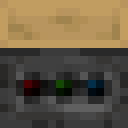
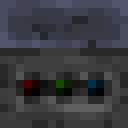
Comparing the layer stacks of the two 128×128 images. Changes:
renamed "beehive_end.png" to "plc", hid it, moved it above "rtu" over (0, 0, 128, 48)
added layer "rtu" in group "base" over (0, 0, 128, 48)
